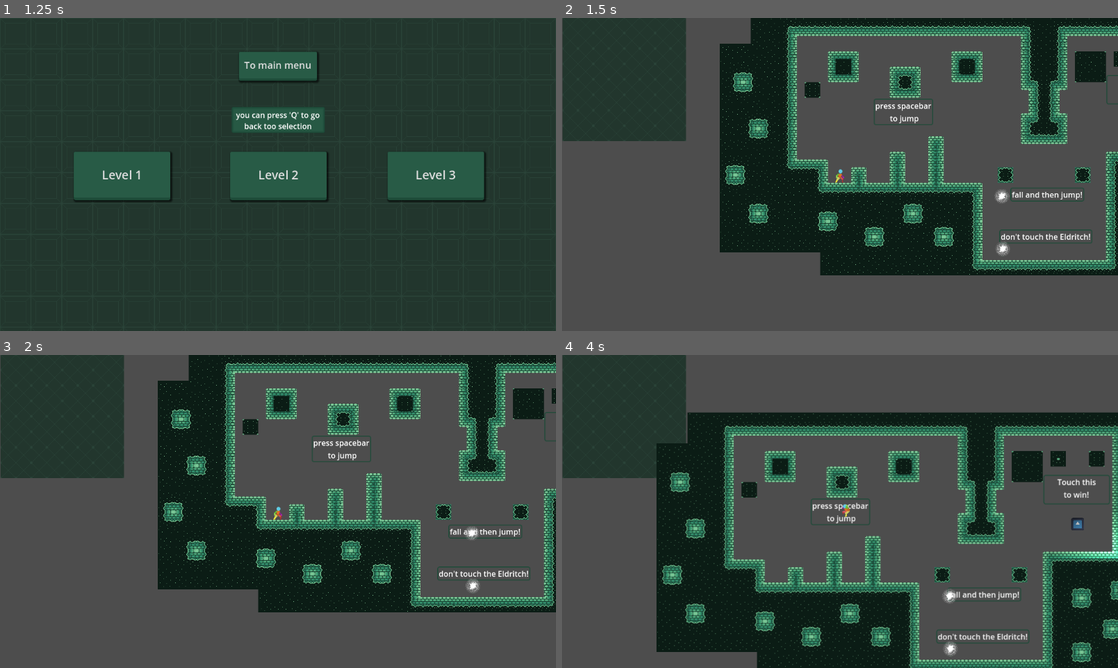
Above: before the commit, frames 1-4 (two rows, left to right).
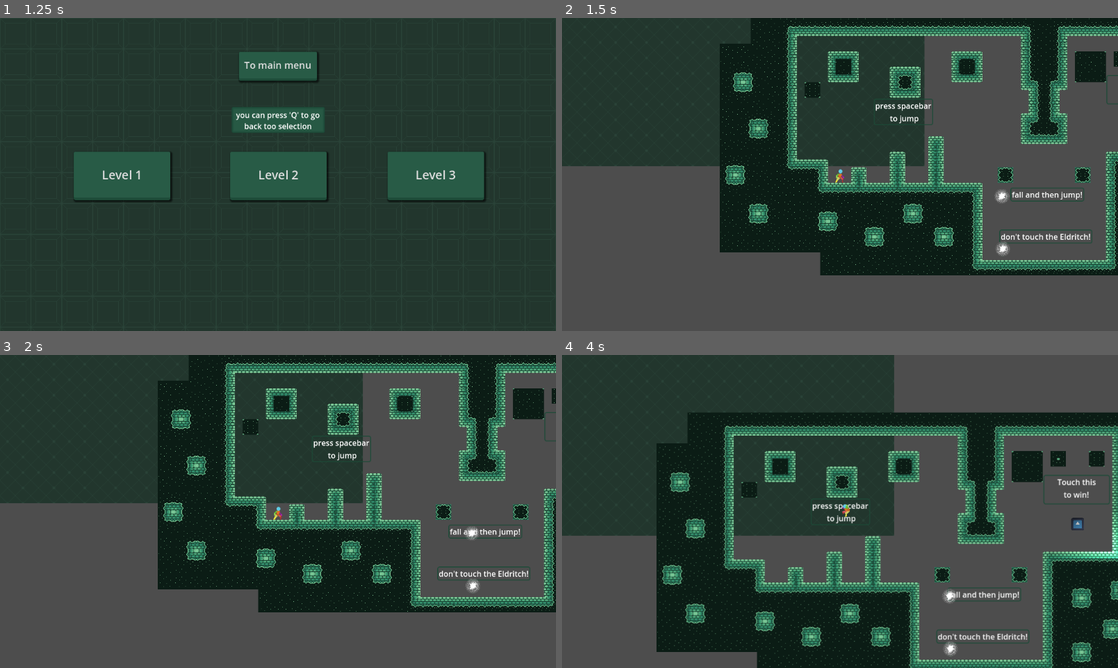
Above: after the commit, the same moments.

Repository: DeanLemans/2Dprojects-showcase
Game: Godot game, scene res://2DPlatformer/Scenes/mainMenu.tscn
Two runs of this game, one before a commit and one after it. Both use one fixed random seed, a clock stepped at 60 frames per second and the inputs below. The engine's default icon, where the game draws it, is replaced by a stand-in: a white triangle on a blue panel in a dark square.
Inputs:
- Up to frame 1 (1.25 s): click "Play" at 0.5 s
- Up to frame 2 (1.5 s): click "Level 1" at 1.25 s
- Up to frame 3 (2 s): no input
- Up to frame 4 (4 s): tap Space (jump) at 2, 2.27, 2.75, 3.02, 3.5 s; hold D (right) 2.03-3.53 s; hold A (left) from 3.53 s (still down)

Frame 1 is identical in both runs. In frame 2, 13% of the frame differs, in the area x 0-66%, y 0-48%; in frame 3, 13%; in frame 4, 18%, in the area x 0-60%, y 0-58%.

Commit message:
small fix

Diff:
--- a/src/2DPlatformer/Scenes/tutorial.tscn
+++ b/src/2DPlatformer/Scenes/tutorial.tscn
@@ -22,15 +22,15 @@
 script = ExtResource("1_cjn1x")
 
 [node name="Parallax2D" type="Parallax2D" parent="."]
-scroll_scale = Vector2(0, 0)
-scroll_offset = Vector2(1, -1)
+scroll_scale = Vector2(0.5, 0.5)
+repeat_size = Vector2(512, 256)
+autoscroll = Vector2(1, 1)
 
 [node name="Sprite2D" type="Sprite2D" parent="Parallax2D"]
 texture_repeat = 2
 texture = ExtResource("2_iwb26")
-centered = false
 region_enabled = true
-region_rect = Rect2(256, 256, 256, 256)
+region_rect = Rect2(0, 0, 512, 256)
 
 [node name="Layer0" type="TileMapLayer" parent="."]
 use_parent_material = true
